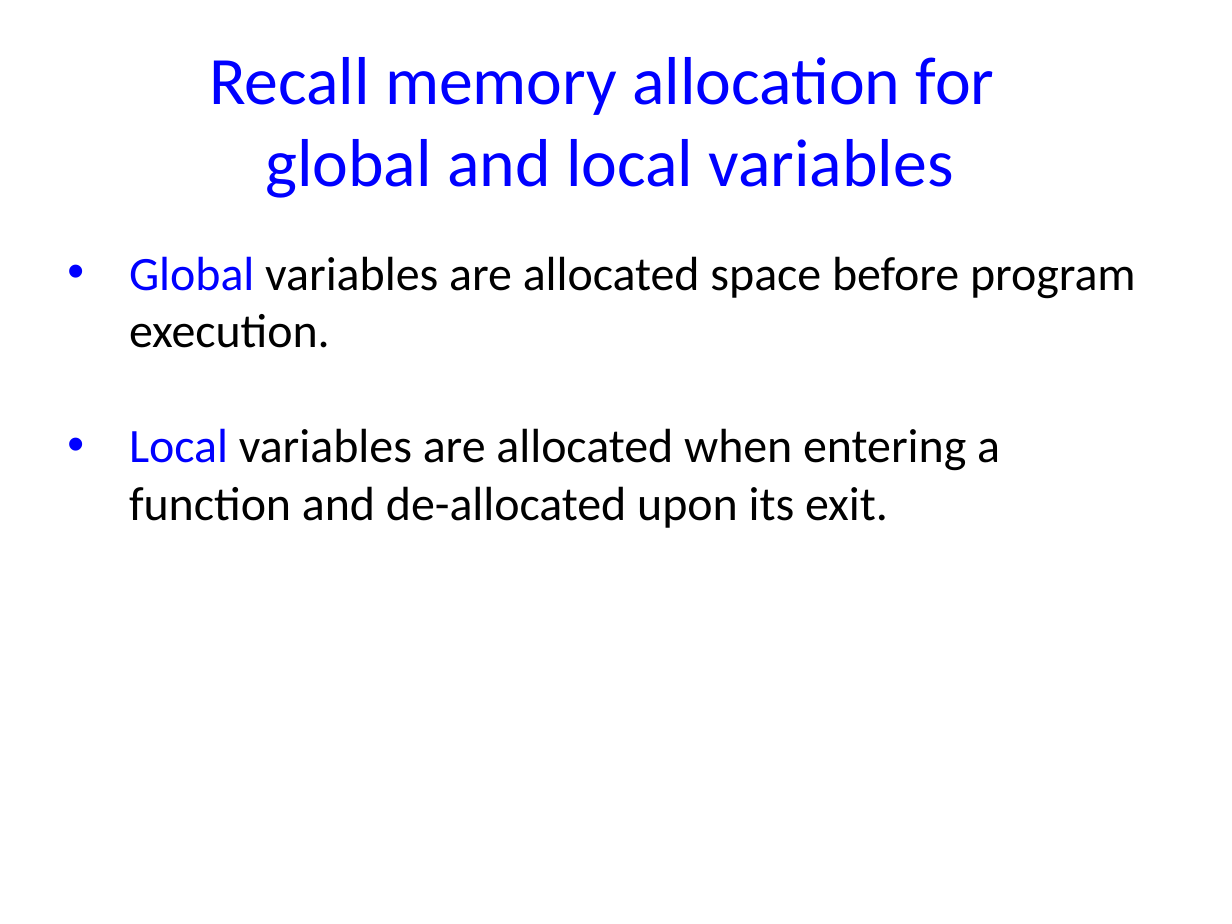
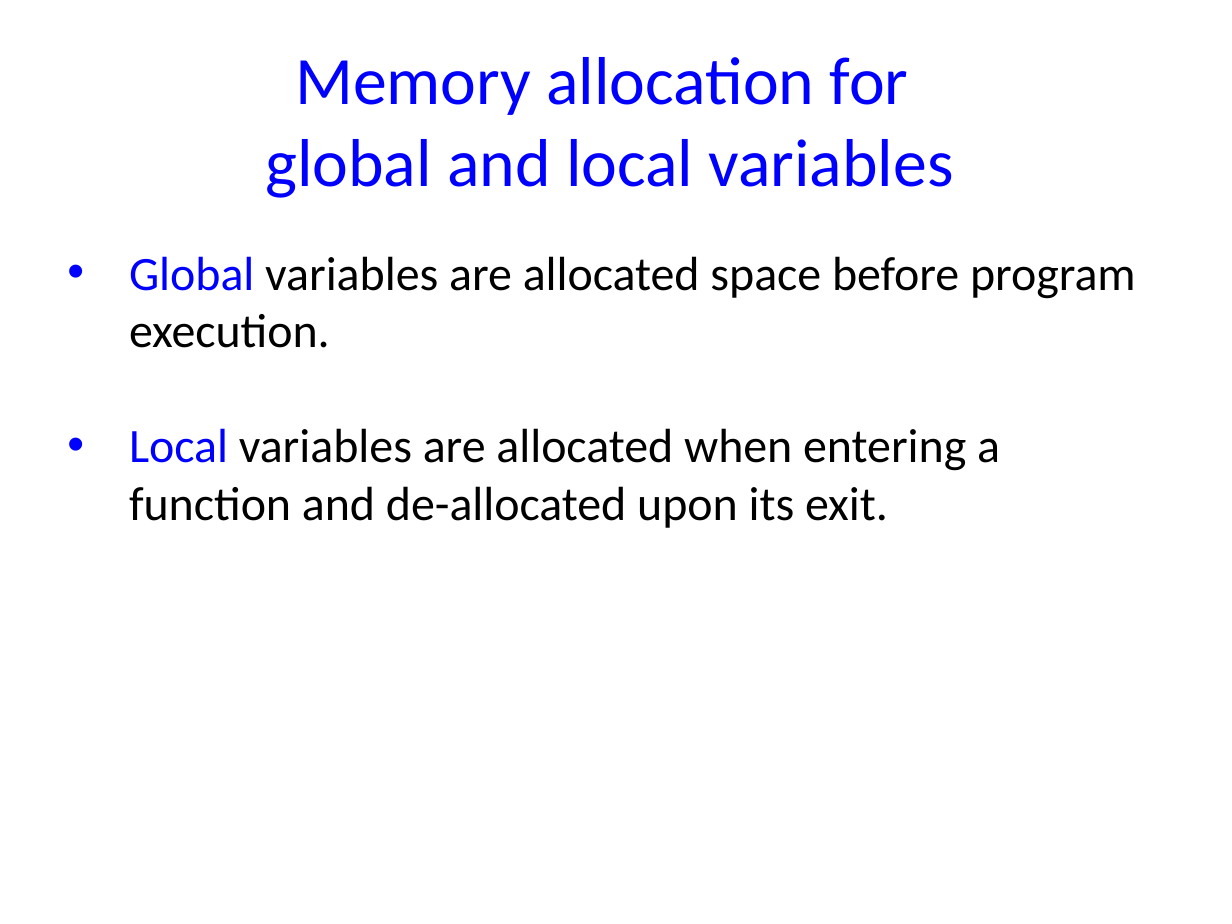
Before and after one commit to NYU-CSO/nyu-cso.github.io, a slide deck: slide 12 of notes/06-struct-malloc.pptx. Drawn at 1232x924 pixels with LibreOffice and Linux fonts; fonts in the diff are those of the drawing. Boxes give left, top, right and bottom in pixels: in the first picture for what was removed or moved away, otherwise in the second. Text is boxed around its words. In the diff, an @@ line names an element or a change of style, - is before the commit and + after.

```diff
--- a/notes/06-struct-malloc.pptx
+++ b/notes/06-struct-malloc.pptx
@@ title at box(265, 57, 954, 198): text changed @@
-Recall memory allocation for
-global and local variables
+Memory allocation for
+global and local variables
```
Also in this commit, not shown: 7 other slides changed, 1 slide removed, 10 other files.
